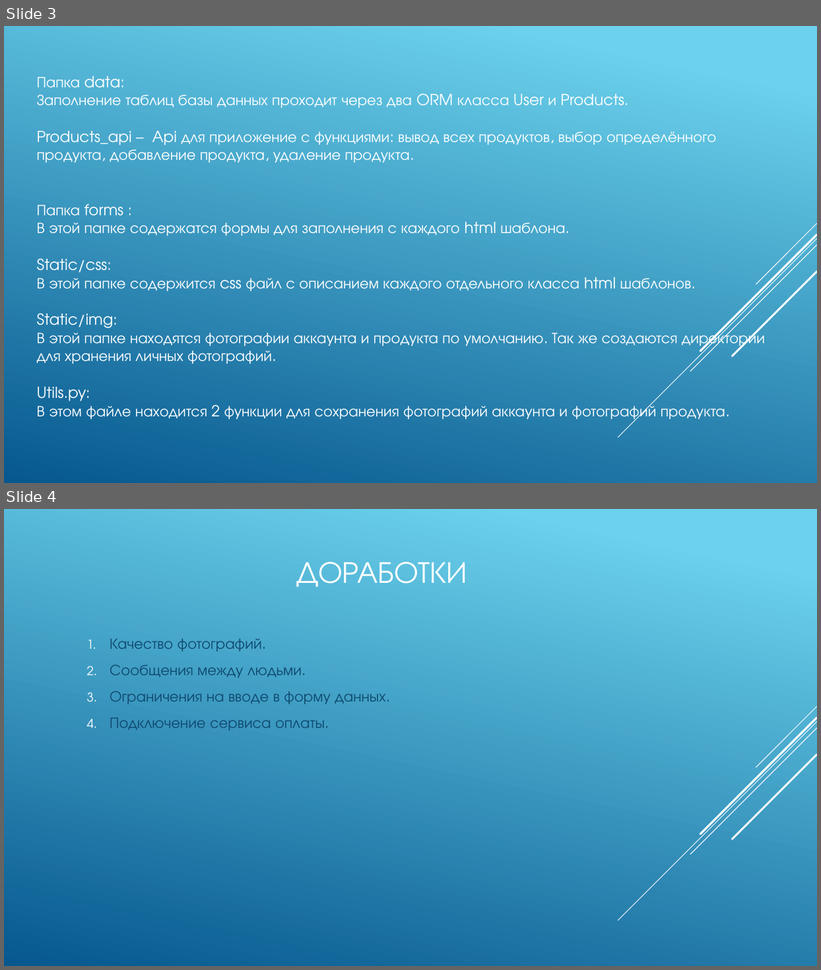
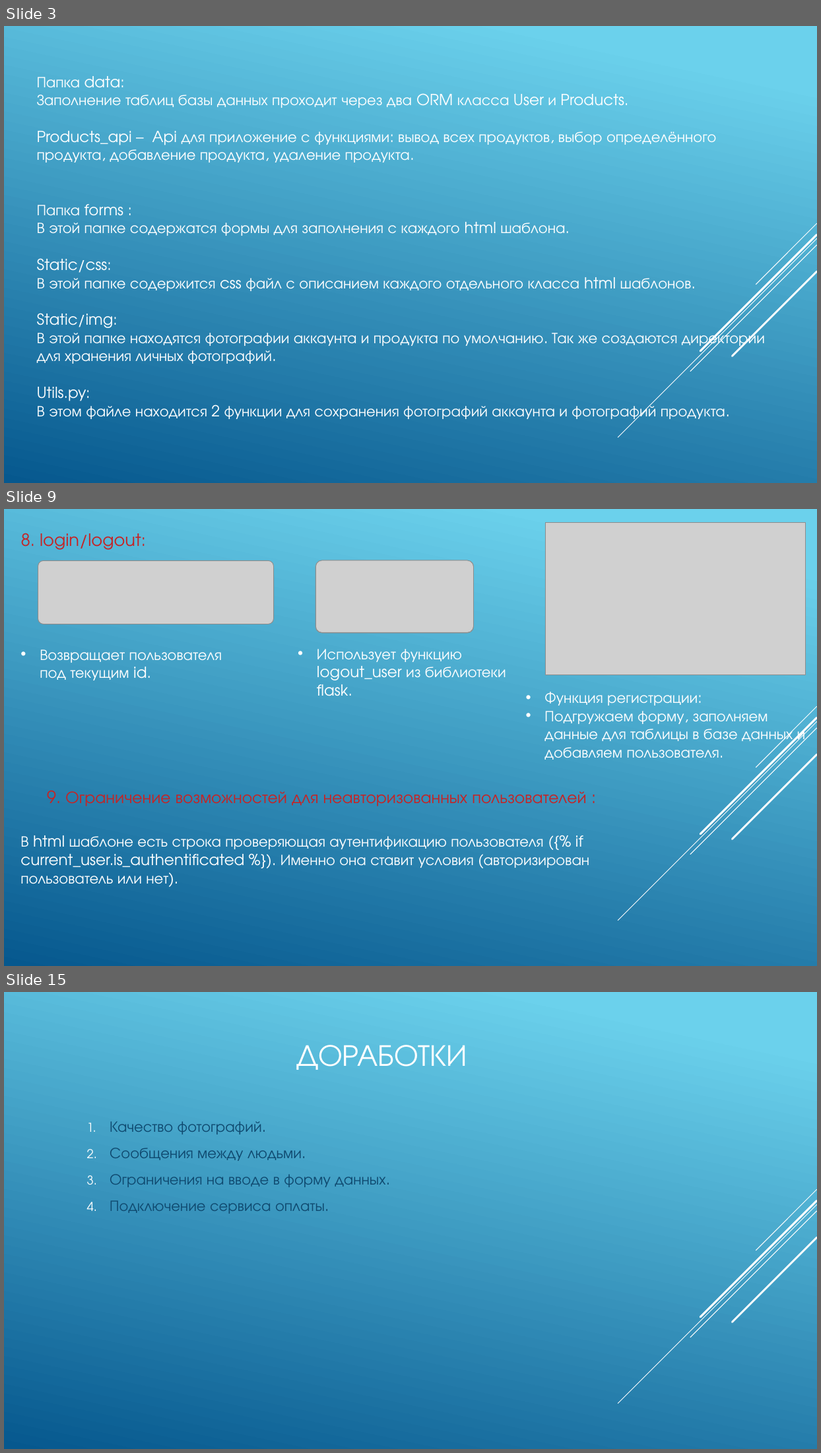
Before and after one commit to IlyaLyamin/buynet, a slide deck: Презентация и описание/описание/проект.pptx. Shown one above the other, each under a label of ours: slides 3 and 4 before the commit, slides 3, 9 and 15 after it; the slides between them are not shown. The pictures are 821x970 and 821x1453 pixels, drawn with LibreOffice and Linux fonts; fonts in the diff are those of the drawing; grey boxes stand for pictures. Boxes give left, top, right and bottom in pixels: in the first picture for what was removed or moved away, otherwise in the second. Text is boxed around its words. In the diff, an @@ line names an element or a change of style, - is before the commit and + after.

```diff
--- a/Презентация и описание/описание/проект.pptx
+++ b/Презентация и описание/описание/проект.pptx
@@ slide 9 added at (4, 509, 817, 966), background gradient #6ED2EB to #06588E; not listed: 5 template elements that a slide beside it also shows @@
@@ picture added at (546, 522, 806, 675) @@
@@ text added at (21, 533, 146, 550), 20 pt, text #C62324 @@
+8. login/logout:
@@ picture added at (38, 561, 274, 625) @@
@@ picture added at (316, 561, 474, 633) @@
@@ picture added at (316, 560, 474, 632) @@
@@ text added at (40, 650, 222, 681), 18 pt, text #FFFFFF @@
+• Возвращает пользователя под текущим id.
@@ text added at (317, 649, 506, 696), 18 pt, text #FFFFFF @@
+• Использует функцию logout_user из библиотеки flask.
@@ text added at (545, 692, 806, 760), 18 pt, text #FFFFFF @@
+• Функция регистрации:
+• Подгружаем форму, заполняем данные для таблицы в базе данных и добавляем пользователя.
@@ text added at (47, 790, 586, 807), 20 pt, text #C62324 @@
+9. Ограничение возможностей для неавторизованных пользователей :
@@ text added at (20, 836, 590, 885), 18 pt, text #FFFFFF @@
+В html шаблоне есть строка проверяющая аутентификацию пользователя ({% if current_user.is_authentificated %}). Именно она ставит условия (авторизирован пользователь или нет).
@@ what was slide 4 is now slide 15 @@
```
Also in this commit, not shown: 10 other slides added, 1 other file.
